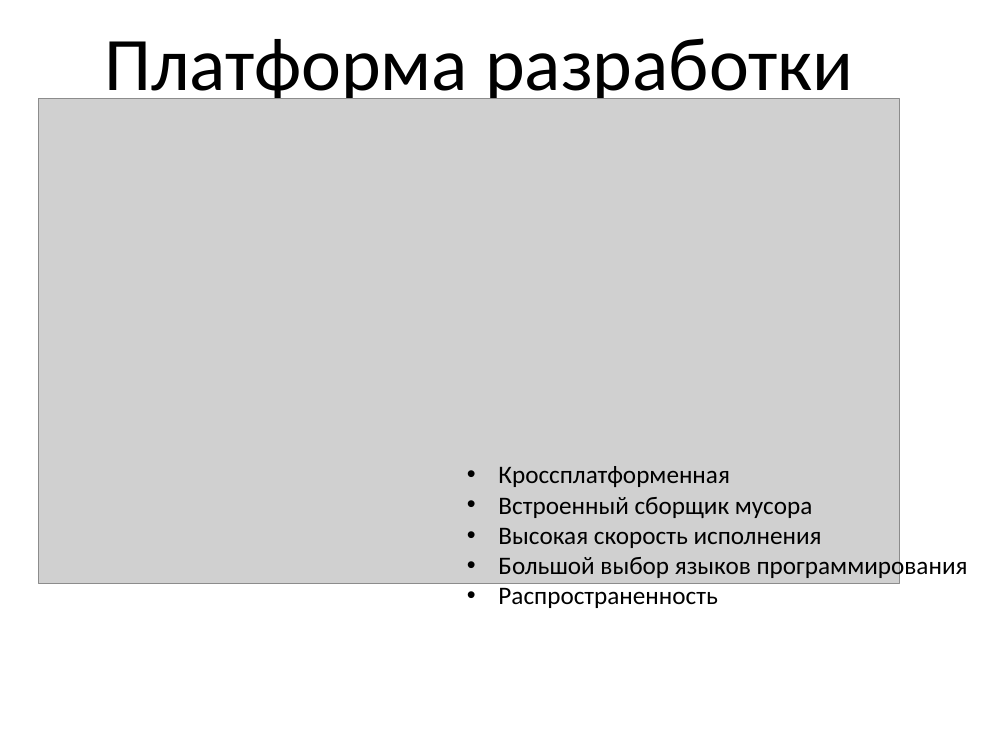
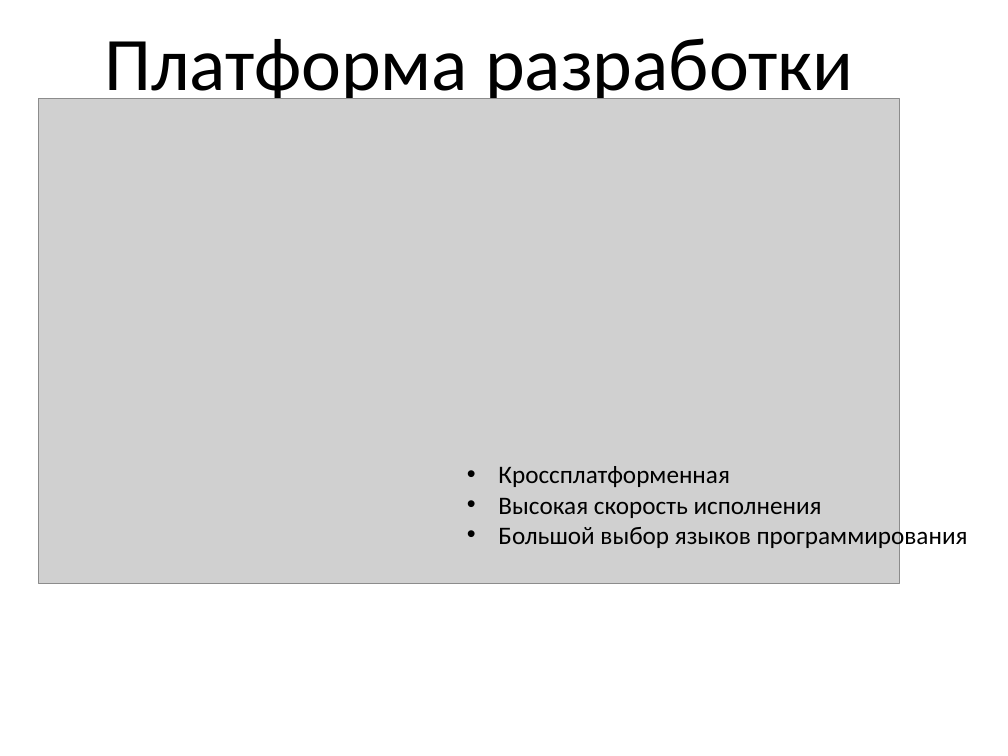
Before and after one commit to denis6705/diplom, a slide deck: slide 12 of Презентация.pptx. Drawn at 1008x756 pixels with LibreOffice and Linux fonts; fonts in the diff are those of the drawing; grey boxes stand for pictures. Boxes give left, top, right and bottom in pixels: in the first picture for what was removed or moved away, otherwise in the second. Text is boxed around its words. In the diff, an @@ line names an element or a change of style, - is before the commit and + after.

```diff
--- a/Презентация.pptx
+++ b/Презентация.pptx
@@ text at [498, 497, 812, 518]: paragraph removed @@
-• Встроенный сборщик мусора
@@ text at [498, 587, 717, 608]: paragraph removed @@
-• Распространенность
```
Also in this commit, not shown: 5 other slides changed, 6 slides added, 1 slide removed, 4 other files.
